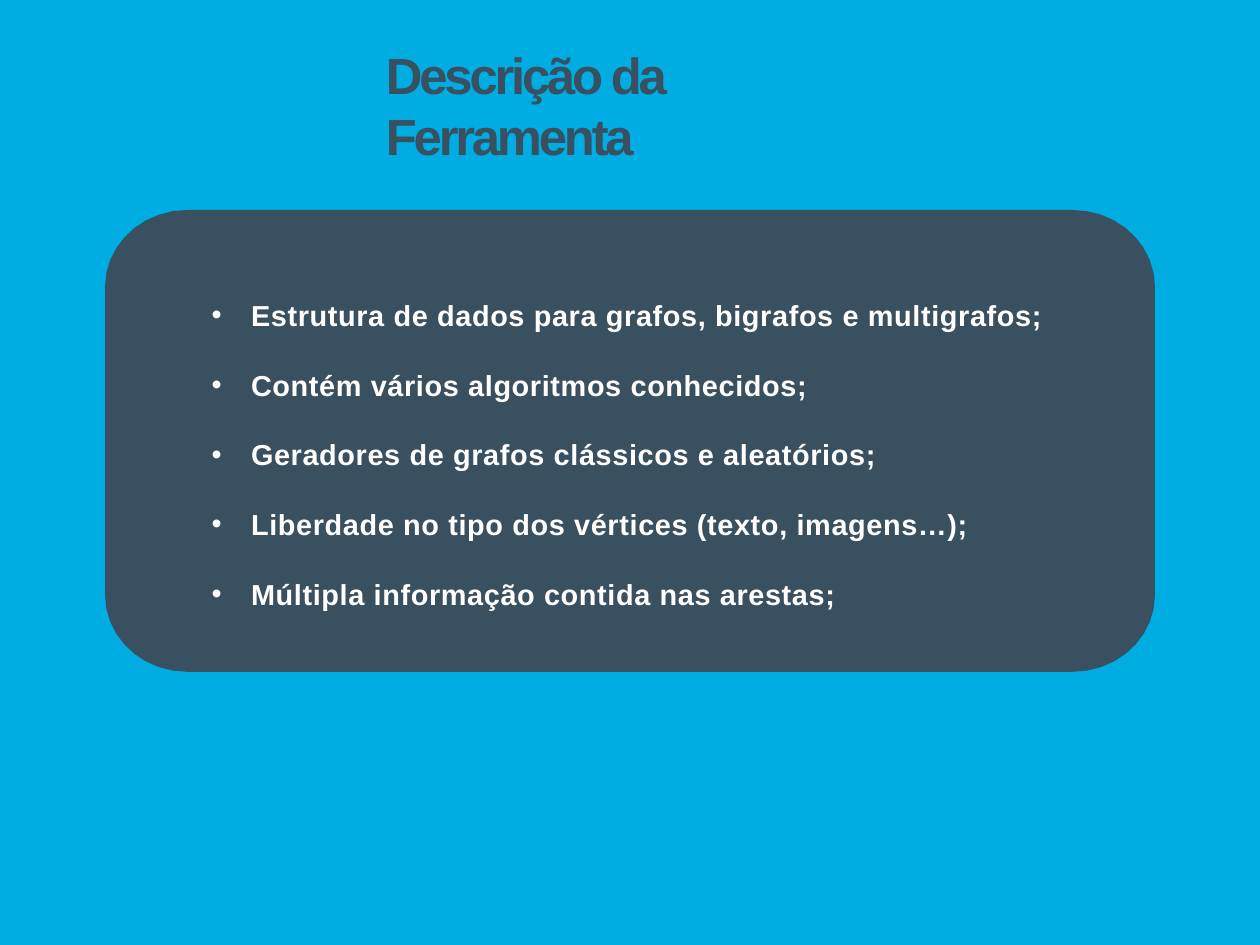
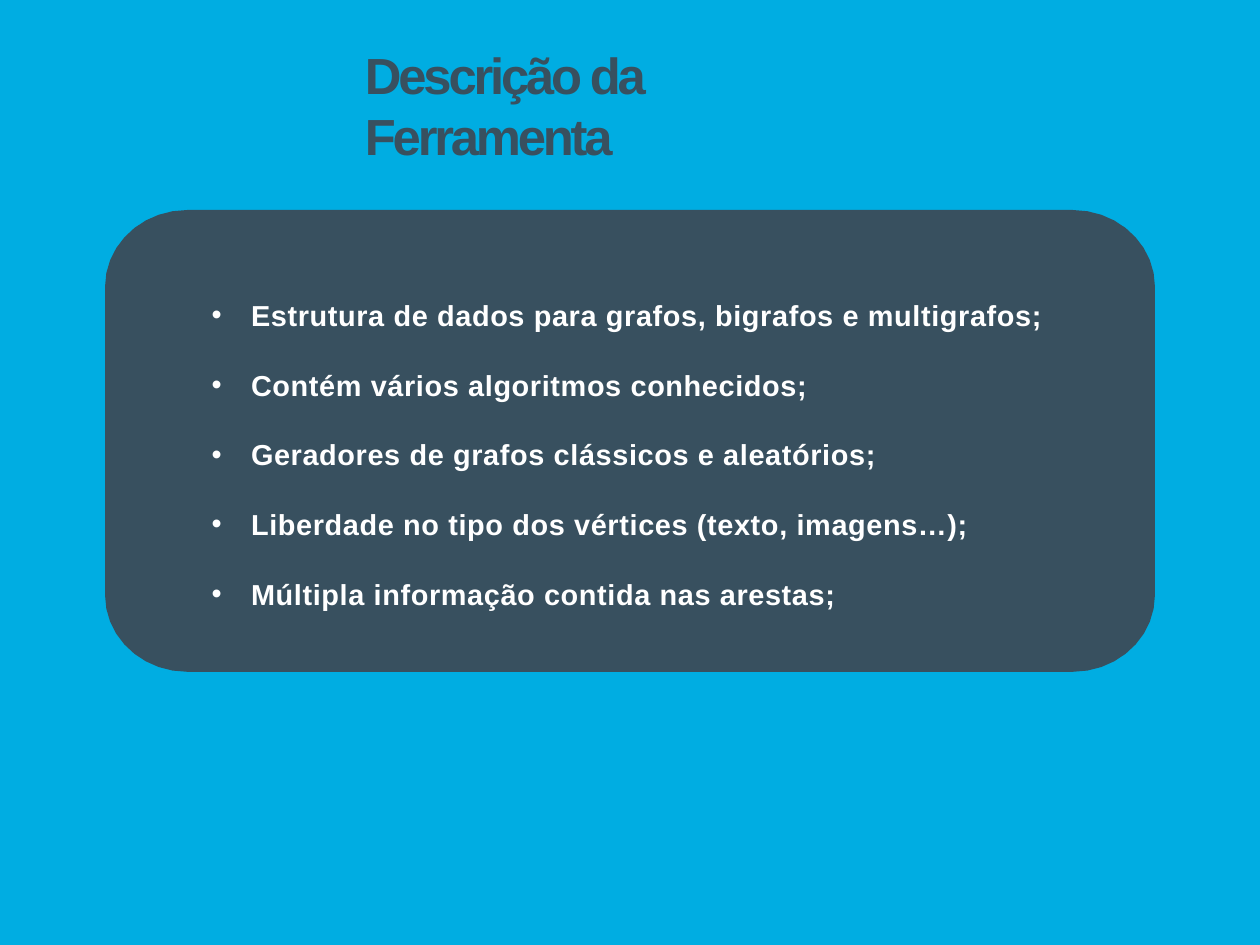
Before and after one commit to Tibblue/PLC, a slide deck: slide 3 of SPLN/tp2/apresSPLN.pptx. Drawn at 1260x945 pixels with LibreOffice and Linux fonts; fonts in the diff are those of the drawing. Boxes give left, top, right and bottom in pixels: in the first picture for what was removed or moved away, otherwise in the second. Text is boxed around its words. In the diff, an @@ line names an element or a change of style, - is before the commit and + after.

```diff
--- a/SPLN/tp2/apresSPLN.pptx
+++ b/SPLN/tp2/apresSPLN.pptx
@@ title "Descrição da Ferramenta": place and size @@
-title "Descrição da Ferramenta" at [386,57,667,156]
+title "Descrição da Ferramenta" at [365,57,646,156]
```
Also in this commit, not shown: 2 other slides changed, 3 slides added.
